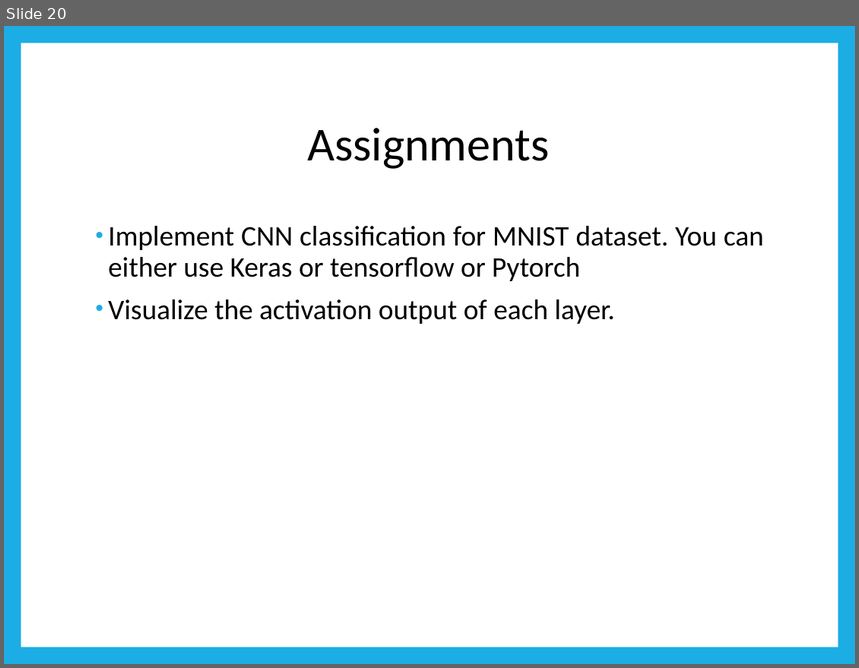
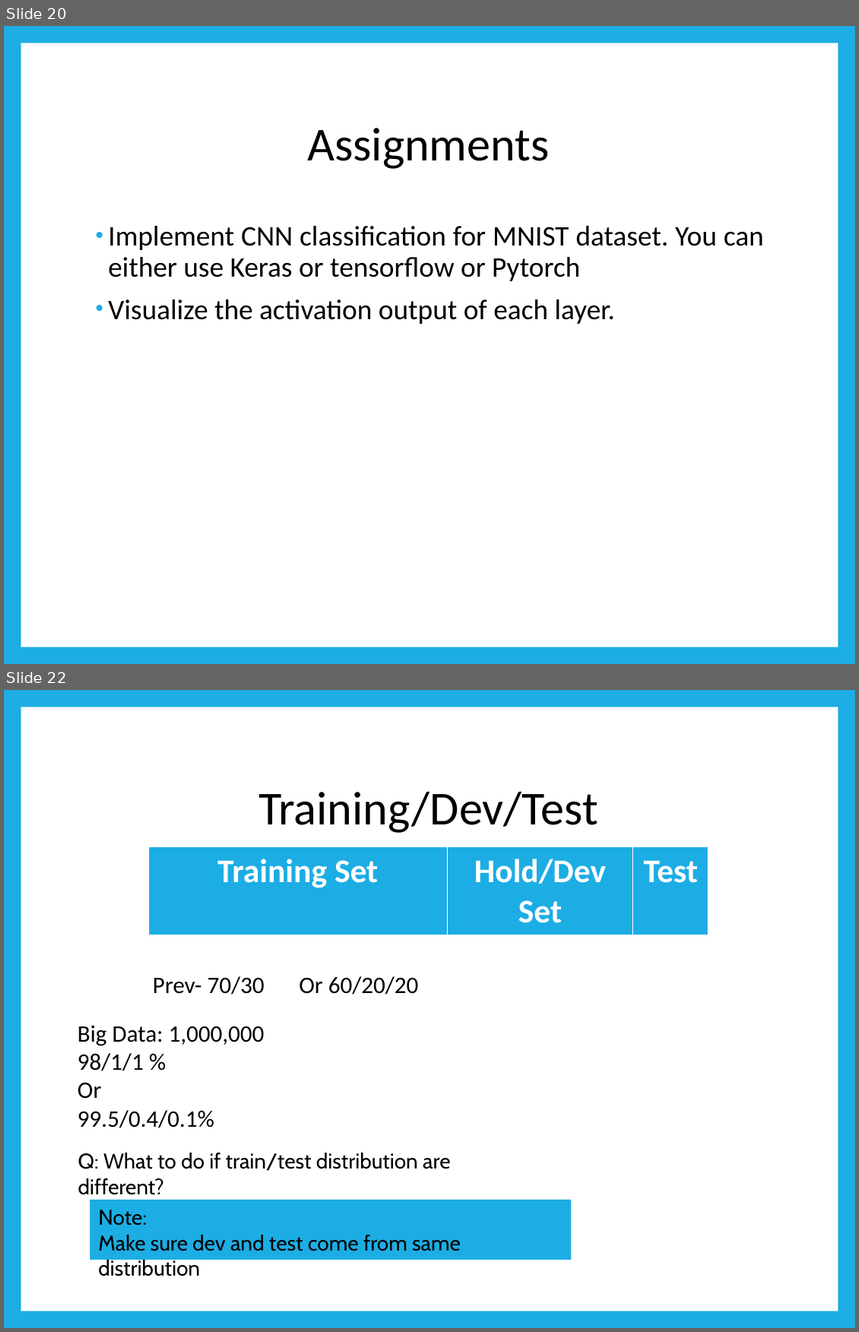
Before and after one commit to naotofukunaga/Intro-Deep-Learning, a slide deck: DeepLearning.pptx. Shown one above the other, each under a label of ours: slide 20 before the commit, slides 20 and 22 after it; the slides between them are not shown. The pictures are 859x668 and 859x1332 pixels, drawn with LibreOffice and Linux fonts; fonts in the diff are those of the drawing. Boxes give left, top, right and bottom in pixels: in the first picture for what was removed or moved away, otherwise in the second. Text is boxed around its words. In the diff, an @@ line names an element or a change of style, - is before the commit and + after.

```diff
--- a/DeepLearning.pptx
+++ b/DeepLearning.pptx
@@ slide 22 added at (4,690,855,1328), background #1CADE4; not listed: 1 template element that a slide beside it also shows @@
@@ title added at (259,791,598,833), 40 pt, text #000000 @@
+Training/Dev/Test
@@ table added at (148,847,709,934), 1 rows, 3 columns @@
+Training Set | Hold/Dev Set | Test
@@ text added at (153,977,265,995), 20 pt, text #000000 @@
+Prev- 70/30
@@ text added at (299,977,419,995), 20 pt, text #000000 @@
+Or 60/20/20
@@ text added at (78,1025,265,1129), 20 pt, text #000000 @@
+Big Data: 1,000,000
+98/1/1 %
+Or
+99.5/0.4/0.1%
@@ text added at (78,1153,450,1171), 18 pt, text #000000 @@
+Q: What to do if train/test distribution are different?
@@ rectangle added at (90,1200,571,1260), fill #1CADE4, 18 pt, text #000000 @@
+Note:
+Make sure dev and test come from same distribution
```
Also in this commit, not shown: 9 other slides added, 1 other file.
